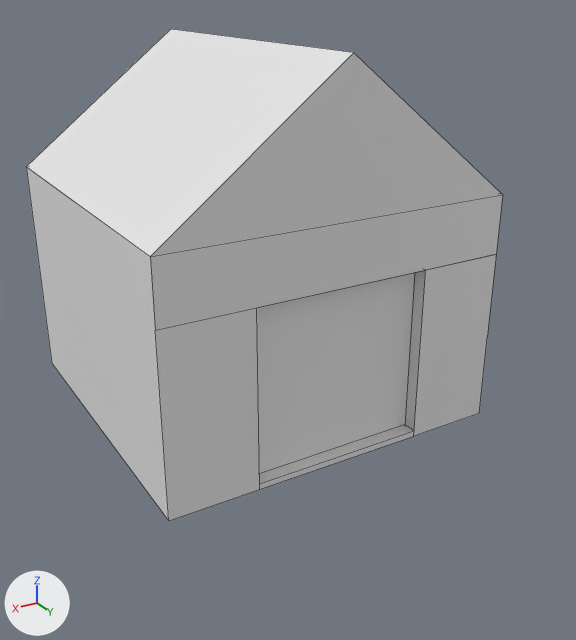
Before and after pictures for a commit that changed the FBX model Assets/Resources/Structures/Meshes/Housing/Small House.fbx.
Camera for both pictures: a 50 mm lens placed at (3.19, 5.99, 3.6), pointed at (0.15, 0.92, 1.06). The axes (+X, +Y, +Z) are drawn at lower left. The lights are the same throughout. Mesh edges are drawn as thin lines. Where no turn or scale is listed for an object, it has been applied to the vertices.

Names of what the first picture shows: 'Small House'.
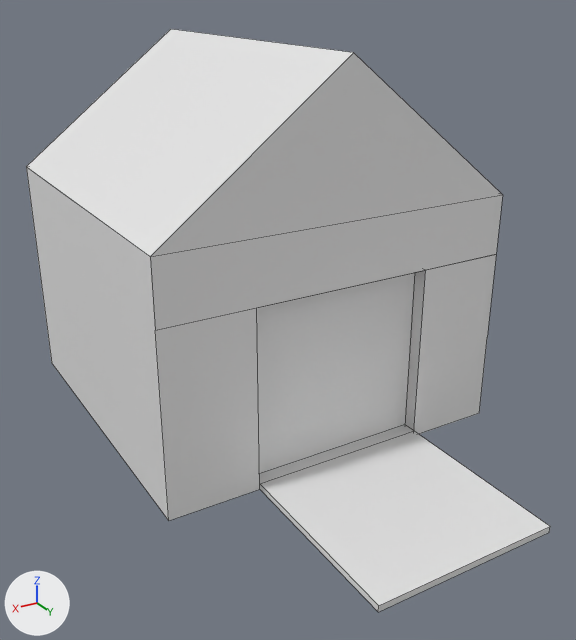
Changed parts and their boxes [x1, y1, x2, y2] in the pictures (576 x 640 px):
'Small House', reshaped (10% wider, 18% taller): before [26, 29, 503, 521]; after [26, 29, 550, 612]
part 1 of me_cube, built on: before [260, 431, 414, 489]; after [260, 431, 550, 612]

Diff of the bpy script that builds the scene:
```diff
--- a/Assets/Resources/Structures/Meshes/Housing/Small House.fbx.py
+++ b/Assets/Resources/Structures/Meshes/Housing/Small House.fbx.py
@@ me_cube @@
 me_cube.from_pydata(...)  # 27 vertices, 22 faces; spans x -1.5..1.5, y -1.5..1.5, z 0.0..3.15
 # used by ob_small_house; location = (0.0, 0.0, 0.0)
 # verts and faces of me_cube; kept vertices keep their numbers, new ones are numbered from 27
 # before: 8 (0.75, 1.5, 0.0) at pixel (259, 489), 13 (-0.75, 1.5, 0.0) at pixel (413, 436), 25 (0.75, 1.5, 0.05) at pixel (259, 483), 26 (-0.75, 1.5, 0.05) at pixel (414, 430)
+# me_cube part 1
+delete_faces([(8, 13, 26, 25)])
+for new, old in zip([*range(27, 31)], [8, 13, 25, 26]): verts[new] = verts[old] + (0.0, 1.5, 0.0)
+faces += [(13, 26, 30, 28), (27, 28, 30, 29), (25, 29, 30, 26), (8, 27, 29, 25), (8, 13, 28, 27)]
 me_cube.materials.append(mat_material)
```
